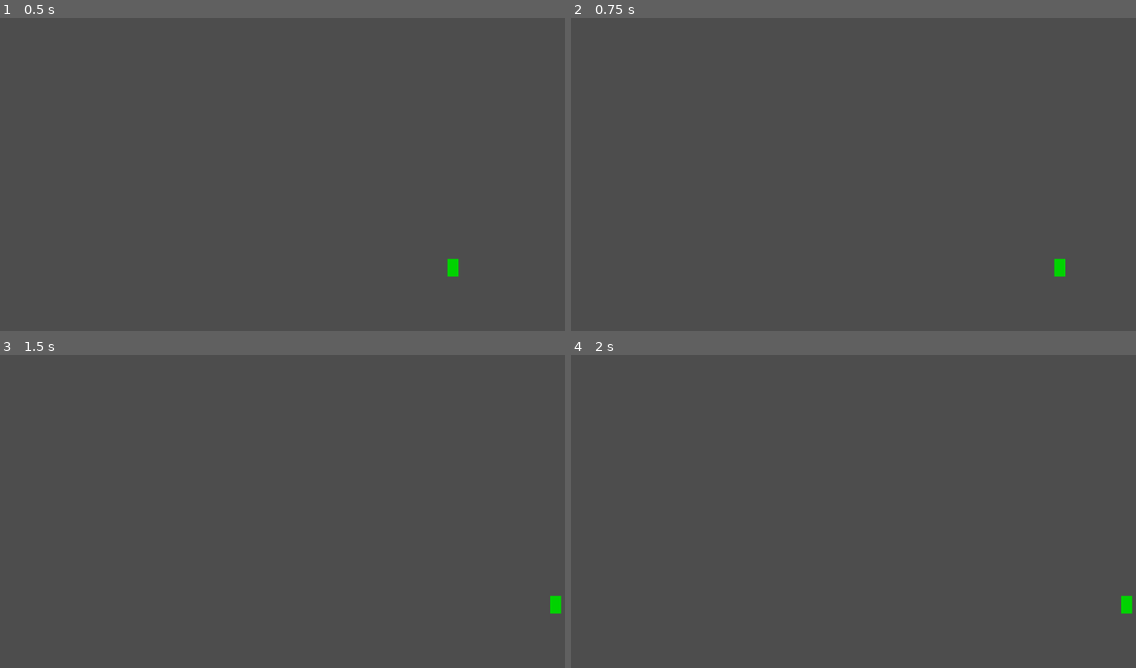
Above: before the commit, frames 1-4 (two rows, left to right).
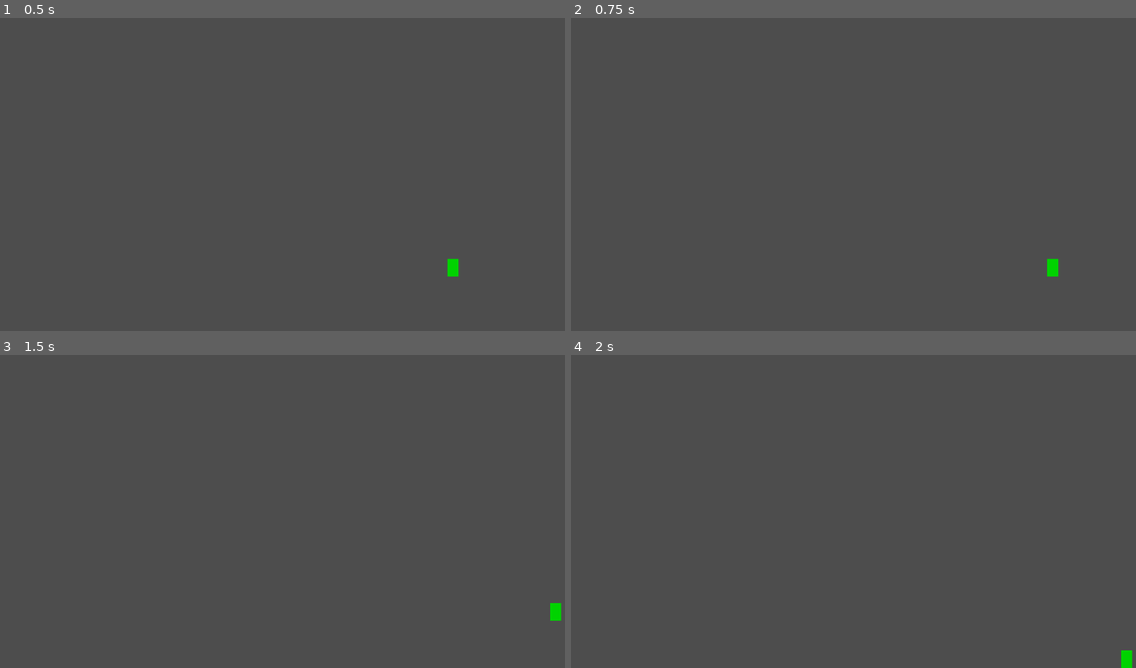
Above: after the commit, the same moments.

Repository: AndrewJDGalga/godot-simpleshooter
Game: Godot game, scene res://lv/test_space.tscn
Two runs of this game, one before a commit and one after it. Both use one fixed random seed, a clock stepped at 60 frames per second and the inputs below. The project has no main scene, so this scene is started directly.
Inputs:
- Up to frame 1 (0.5 s): no input
- Up to frame 2 (0.75 s): tap Enter at 0.5 s; hold D (right) from 0.53 s (still down); tap Space (fire_laser) at 0.6 s
- Up to frame 3 (1.5 s): tap Space (fire_laser) at 1.25, 1.35 s; release D (right) at 1.28 s; hold Down (down) from 1.28 s (still down)
- Up to frame 4 (2 s): keep holding Down (down)

Frame 1 is identical in both runs. In frame 2, 0.2% of the frame differs, in the area x 84-88%, y 76-83%; in frame 3, 0.1%; in frame 4, 0.2%, in the area x 97-100%, y 76-100%.

Commit message:
feeling of horizontal vs vertical def diff, currently setup to mimic structure but very different speeds. Liking this direction, though might be hard to control with enemies. Wait and see.

Diff:
--- a/entity/entityScripts/player_space.gd
+++ b/entity/entityScripts/player_space.gd
@@ -40,12 +40,25 @@
 		velocity.x = 0
 		global_position.x -= 1
 
+	if global_position.y < top_limit:
+		velocity.y = 0
+		global_position.y += 1
+	if global_position.y > bottom_limit:
+		velocity.y = 0
+		global_position.y -= 1
+
 func move_frictionless():
 	if Input.is_action_pressed("left"):
-		velocity.x -= 50
+		velocity.x -= 40
 	if Input.is_action_pressed("right"):
-		velocity.x += 50
-	clamp(velocity.x, -150, 150)
+		velocity.x += 40
+	clamp(velocity.x, -120, 120)
+
+	if Input.is_action_pressed("up"):
+		velocity.y -= 10
+	if Input.is_action_pressed("down"):
+		velocity.y += 10
+	clamp(velocity.y, -30, 30)
 
 func movement(dt):
 	var dir = Vector2(Input.get_action_strength("right") - \
